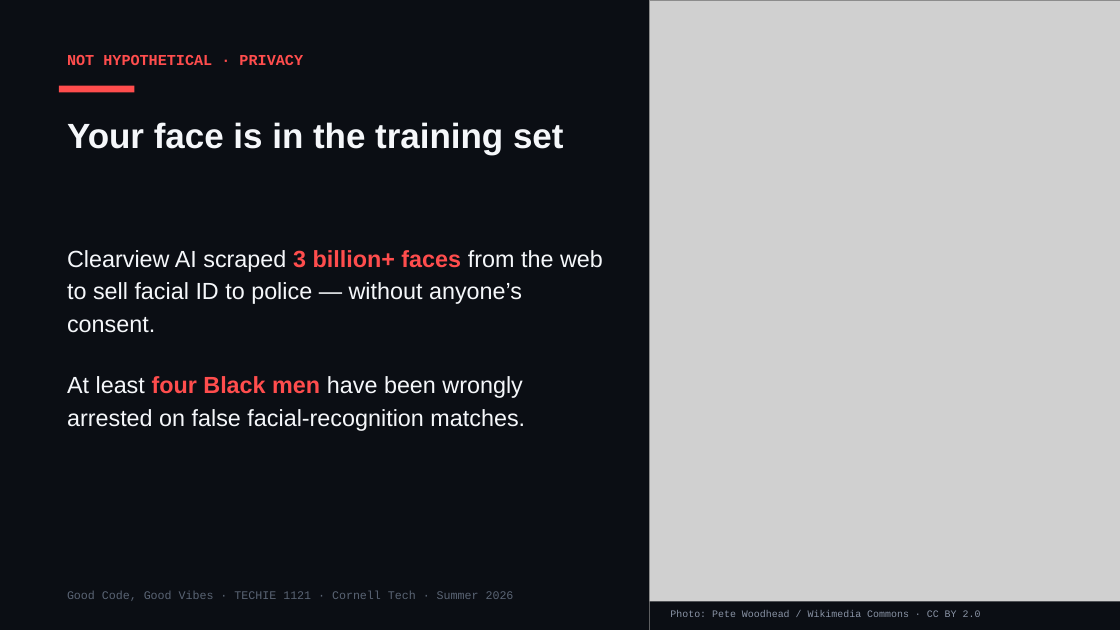
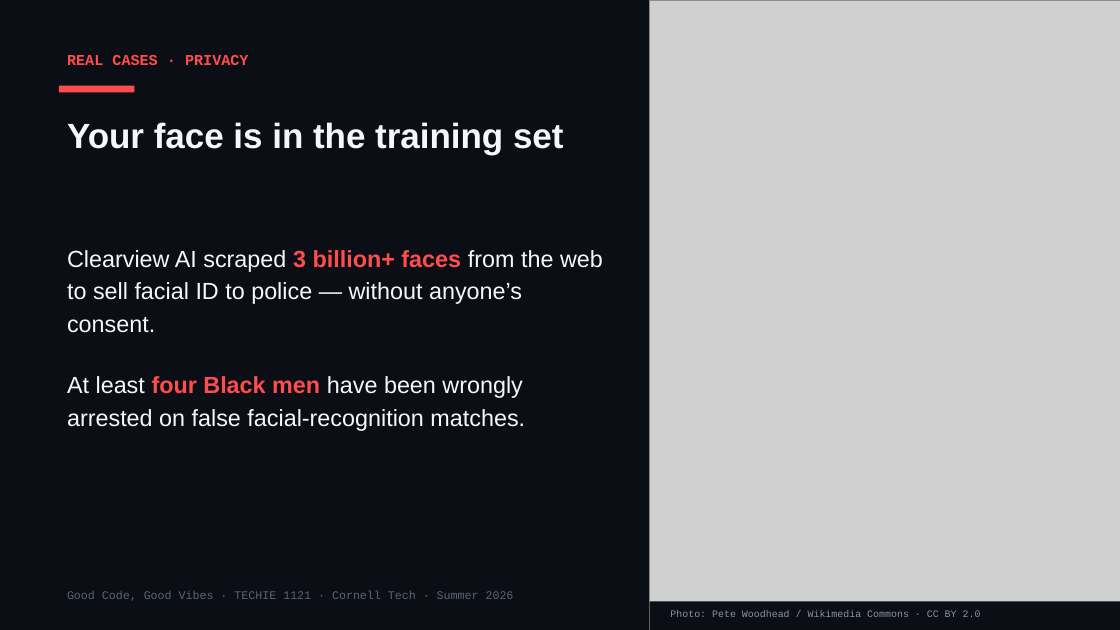
Before and after one commit to Cornell-Tech-Vibe-Coding-Summer-2026/website, a slide deck: slide 9 of slides/Week2-Wed-AI-Against-AI.pptx. Drawn at 1120x630 pixels with LibreOffice and Linux fonts; fonts in the diff are those of the drawing; grey boxes stand for pictures. Boxes give left, top, right and bottom in pixels: in the first picture for what was removed or moved away, otherwise in the second. Text is boxed around its words. In the diff, an @@ line names an element or a change of style, - is before the commit and + after.

```diff
--- a/slides/Week2-Wed-AI-Against-AI.pptx
+++ b/slides/Week2-Wed-AI-Against-AI.pptx
@@ text at box(67, 55, 249, 65): text changed @@
-NOT HYPOTHETICAL · PRIVACY
+REAL CASES · PRIVACY
```
Also in this commit, not shown: 12 other slides changed, 2 other files.
